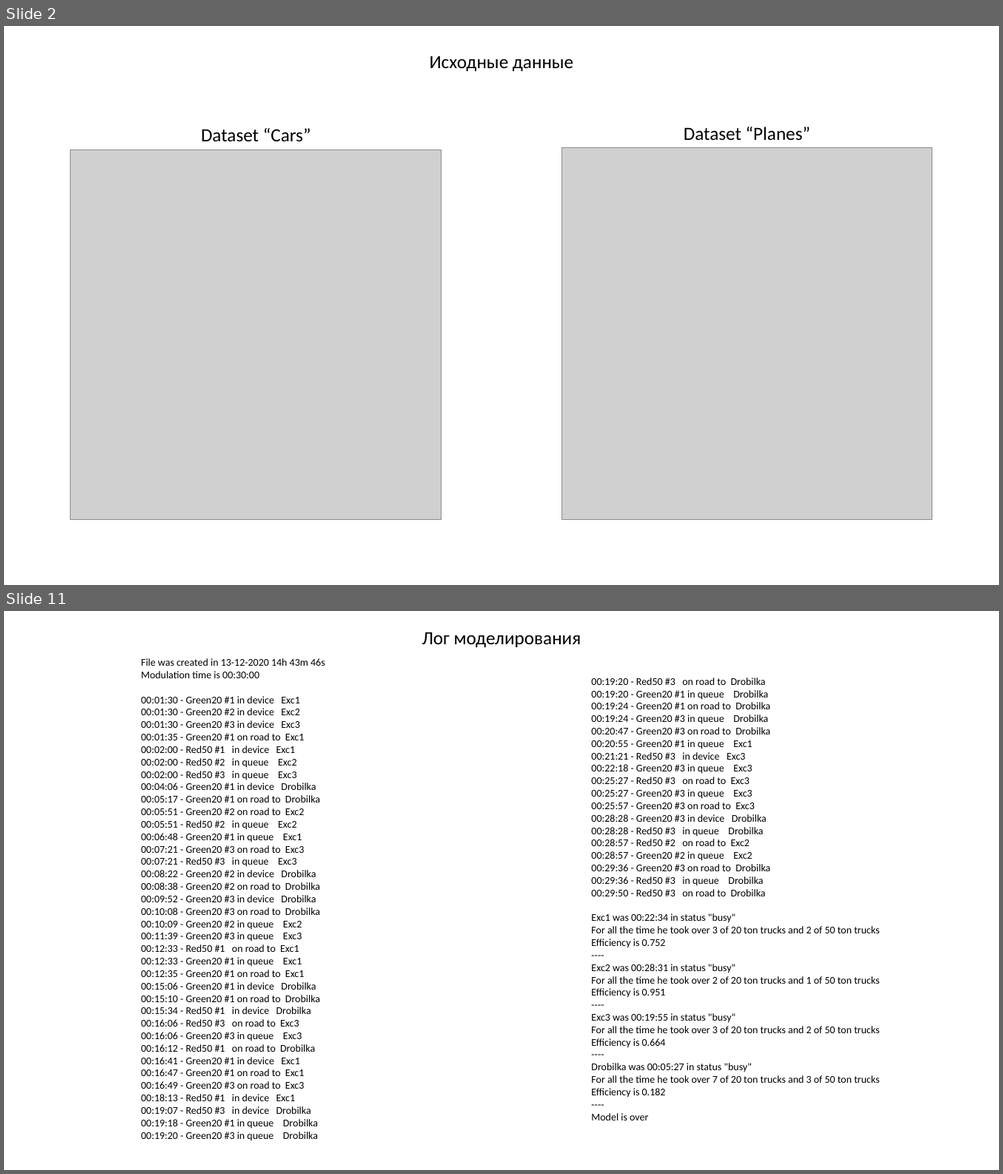
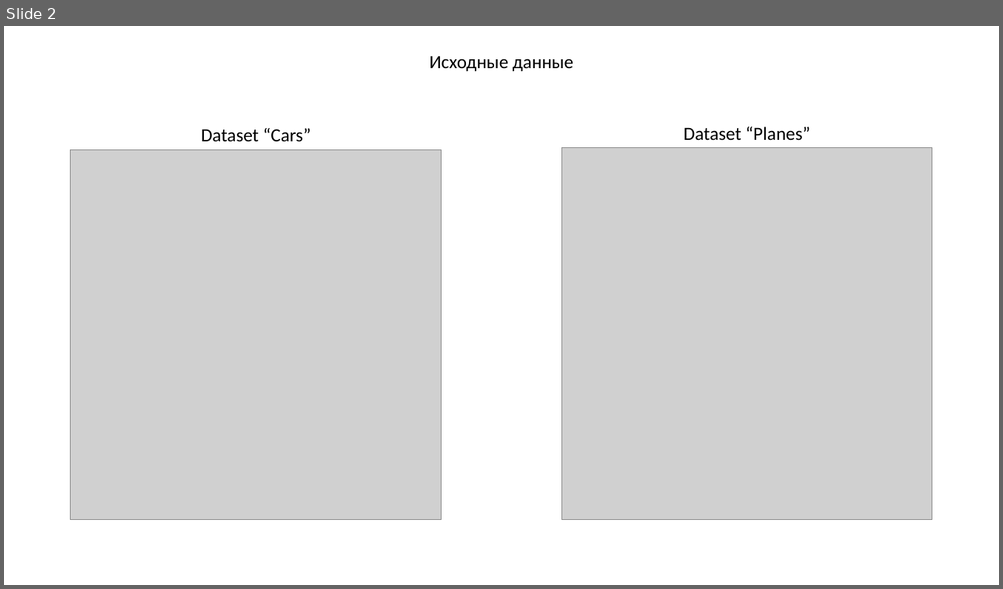
Before and after one commit to KanVull/Kursach-8Sem, a slide deck: Презентация.pptx. Shown one above the other, each under a label of ours: slides 2 and 11 before the commit, slide 2 after it; the slides between them are not shown. The pictures are 1003x1174 and 1003x589 pixels, drawn with LibreOffice and Linux fonts; fonts in the diff are those of the drawing; grey boxes stand for pictures. Boxes give left, top, right and bottom in pixels: in the first picture for what was removed or moved away, otherwise in the second. Text is boxed around its words. In the diff, an @@ line names an element or a change of style, - is before the commit and + after.

```diff
--- a/Презентация.pptx
+++ b/Презентация.pptx
@@ slide 11 removed at [4, 611, 999, 1170], background #FFFFFF @@
@@ text removed at [422, 632, 581, 647] @@
-Лог моделирования
@@ text removed at [141, 658, 325, 1142] @@
-File was created in 13-12-2020 14h 43m 46s
-Modulation time is 00:30:00
-00:01:30 - Green20 #1 in device Exc1
-00:01:30 - Green20 #2 in device Exc2
-00:01:30 - Green20 #3 in device Exc3
-00:01:35 - Green20 #1 on road to Exc1
-00:02:00 - Red50 #1 in device Exc1
-00:02:00 - Red50 #2 in queue Exc2
-00:02:00 - Red50 #3 in queue Exc3
-00:04:06 - Green20 #1 in device Drobilka
-00:05:17 - Green20 #1 on road to Drobilka
-00:05:51 - Green20 #2 on road to Exc2
-00:05:51 - Red50 #2 in queue Exc2
-00:06:48 - Green20 #1 in queue Exc1
-00:07:21 - Green20 #3 on road to Exc3
-00:07:21 - Red50 #3 in queue Exc3
-00:08:22 - Green20 #2 in device Drobilka
-00:08:38 - Green20 #2 on road to Drobilka
-00:09:52 - Green20 #3 in device Drobilka
-00:10:08 - Green20 #3 on road to Drobilka
-00:10:09 - Green20 #2 in queue Exc2
-00:11:39 - Green20 #3 in queue Exc3
-00:12:33 - Red50 #1 on road to Exc1
-00:12:33 - Green20 #1 in queue Exc1
-00:12:35 - Green20 #1 on road to Exc1
-00:15:06 - Green20 #1 in device Drobilka
-00:15:10 - Green20 #1 on road to Drobilka
-00:15:34 - Red50 #1 in device Drobilka
-00:16:06 - Red50 #3 on road to Exc3
-00:16:06 - Green20 #3 in queue Exc3
-00:16:12 - Red50 #1 on road to Drobilka
-00:16:41 - Green20 #1 in device Exc1
-00:16:47 - Green20 #1 on road to Exc1
-00:16:49 - Green20 #3 on road to Exc3
-00:18:13 - Red50 #1 in device Exc1
-00:19:07 - Red50 #3 in device Drobilka
-00:19:18 - Green20 #1 in queue Drobilka
-00:19:20 - Green20 #3 in queue Drobilka
@@ text removed at [591, 678, 879, 1121] @@
-00:19:20 - Red50 #3 on road to Drobilka
-00:19:20 - Green20 #1 in queue Drobilka
-00:19:24 - Green20 #1 on road to Drobilka
-00:19:24 - Green20 #3 in queue Drobilka
-00:20:47 - Green20 #3 on road to Drobilka
-00:20:55 - Green20 #1 in queue Exc1
-00:21:21 - Red50 #3 in device Exc3
-00:22:18 - Green20 #3 in queue Exc3
-00:25:27 - Red50 #3 on road to Exc3
-00:25:27 - Green20 #3 in queue Exc3
-00:25:57 - Green20 #3 on road to Exc3
-00:28:28 - Green20 #3 in device Drobilka
-00:28:28 - Red50 #3 in queue Drobilka
-00:28:57 - Red50 #2 on road to Exc2
-00:28:57 - Green20 #2 in queue Exc2
-00:29:36 - Green20 #3 on road to Drobilka
-00:29:36 - Red50 #3 in queue Drobilka
-00:29:50 - Red50 #3 on road to Drobilka
-Exc1 was 00:22:34 in status "busy"
-For all the time he took over 3 of 20 ton trucks and 2 of 50 ton trucks
-Efficiency is 0.752
-----
-Exc2 was 00:28:31 in status "busy"
-For all the time he took over 2 of 20 ton trucks and 1 of 50 ton trucks
-Efficiency is 0.951
-----
-Exc3 was 00:19:55 in status "busy"
-For all the time he took over 3 of 20 ton trucks and 2 of 50 ton trucks
-Efficiency is 0.664
-----
-Drobilka was 00:05:27 in status "busy"
-For all the time he took over 7 of 20 ton trucks and 3 of 50 ton trucks
-Efficiency is 0.182
-----
-Model is over
```
Also in this commit, not shown: 1 slide changed, 6 slides added, 13 other slides removed, 4 other files.
